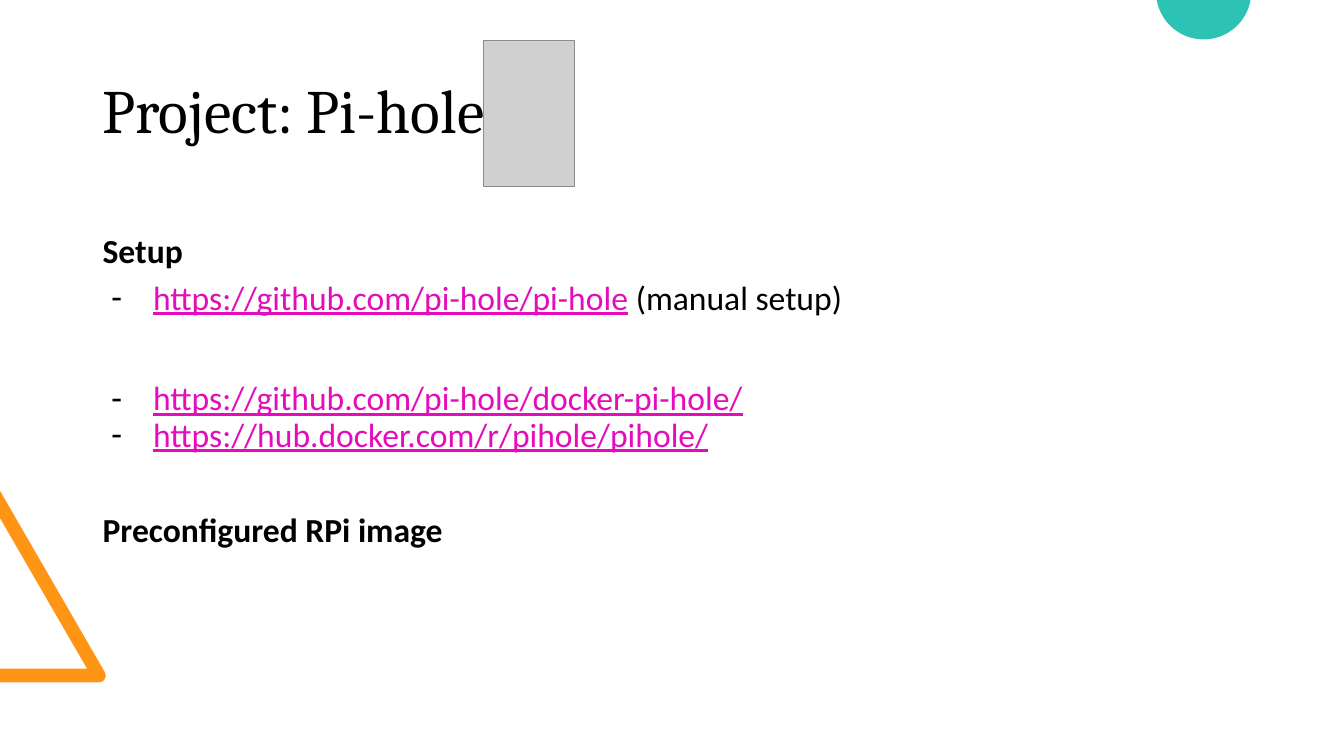
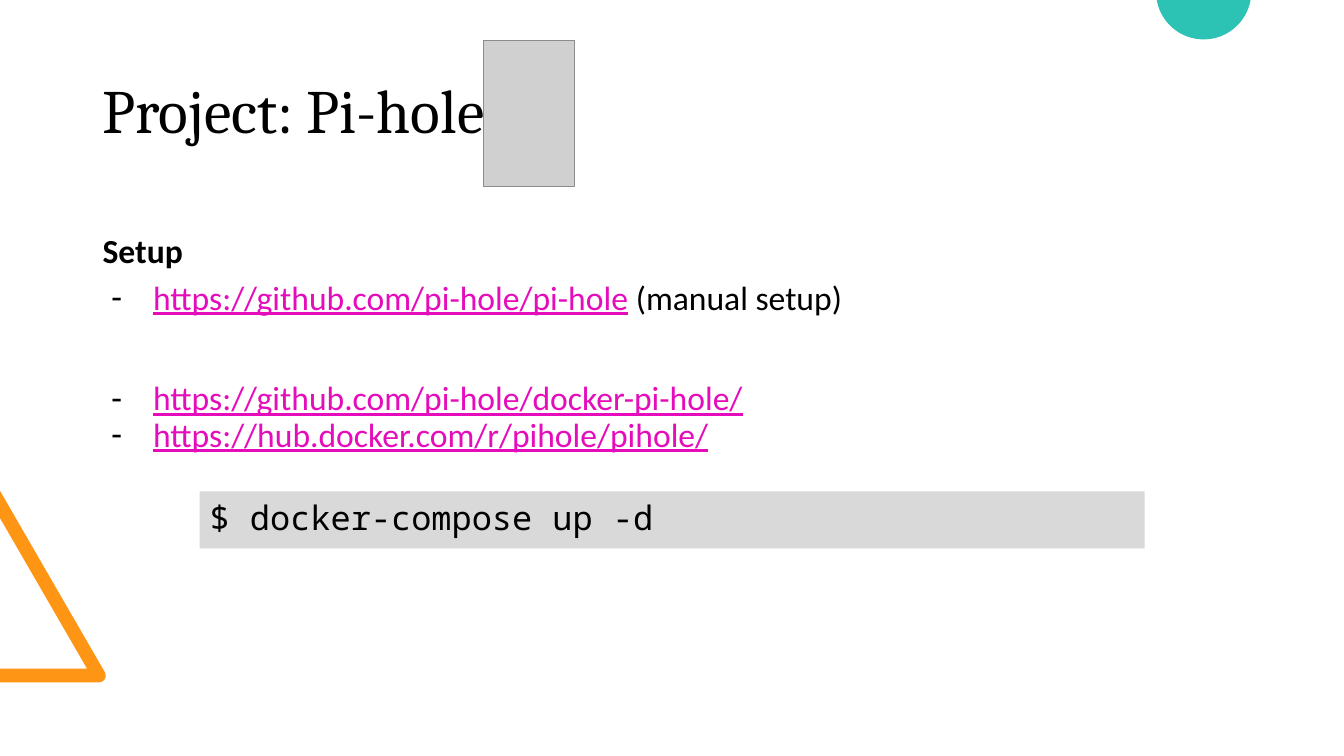
Before and after one commit to nembrinj/protofablab, a slide deck: slide 14 of presentations/Docker Containers.pptx. Drawn at 1344x756 pixels with LibreOffice and Linux fonts; fonts in the diff are those of the drawing; grey boxes stand for pictures. Boxes give left, top, right and bottom in pixels: in the first picture for what was removed or moved away, otherwise in the second. Text is boxed around its words. In the diff, an @@ line names an element or a change of style, - is before the commit and + after.

```diff
--- a/presentations/Docker Containers.pptx
+++ b/presentations/Docker Containers.pptx
@@ rectangle added at (200,492,1145,549), fill #D9D9D9, 24 pt, text #000000 @@
+$ docker-compose up -d
@@ text removed at (103,518,443,548) @@
-Preconfigured RPi image
```
Also in this commit, not shown: 5 other slides changed, 3 slides added, 1 slide removed.
